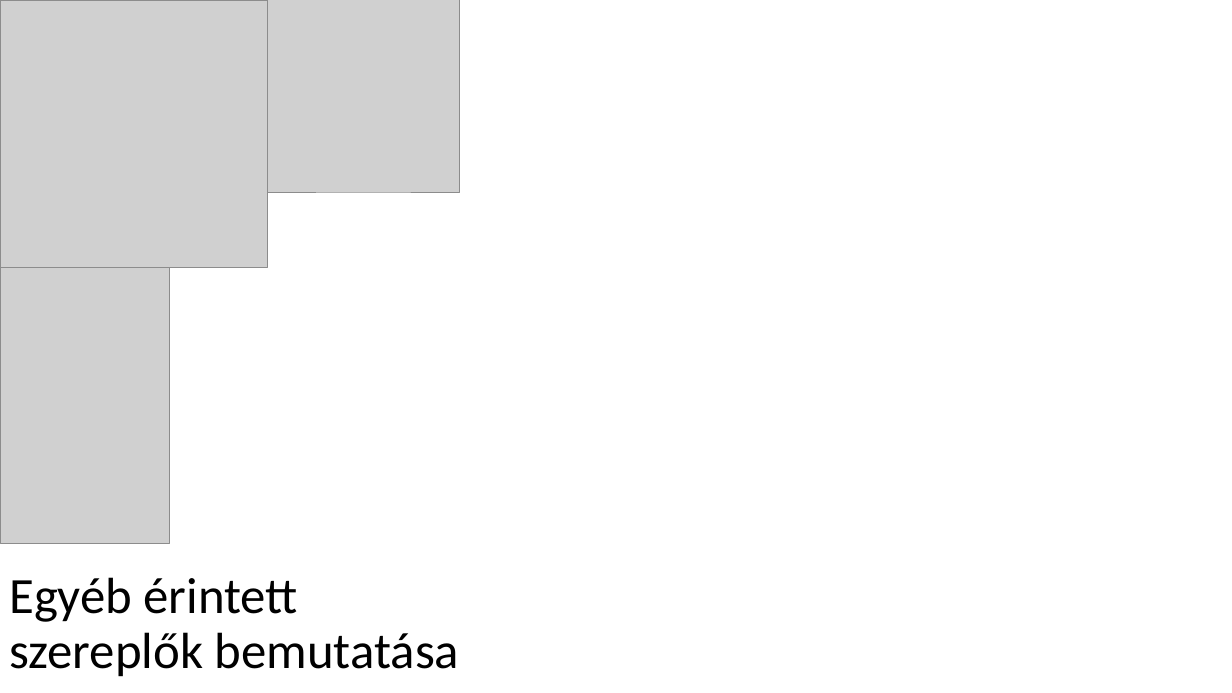
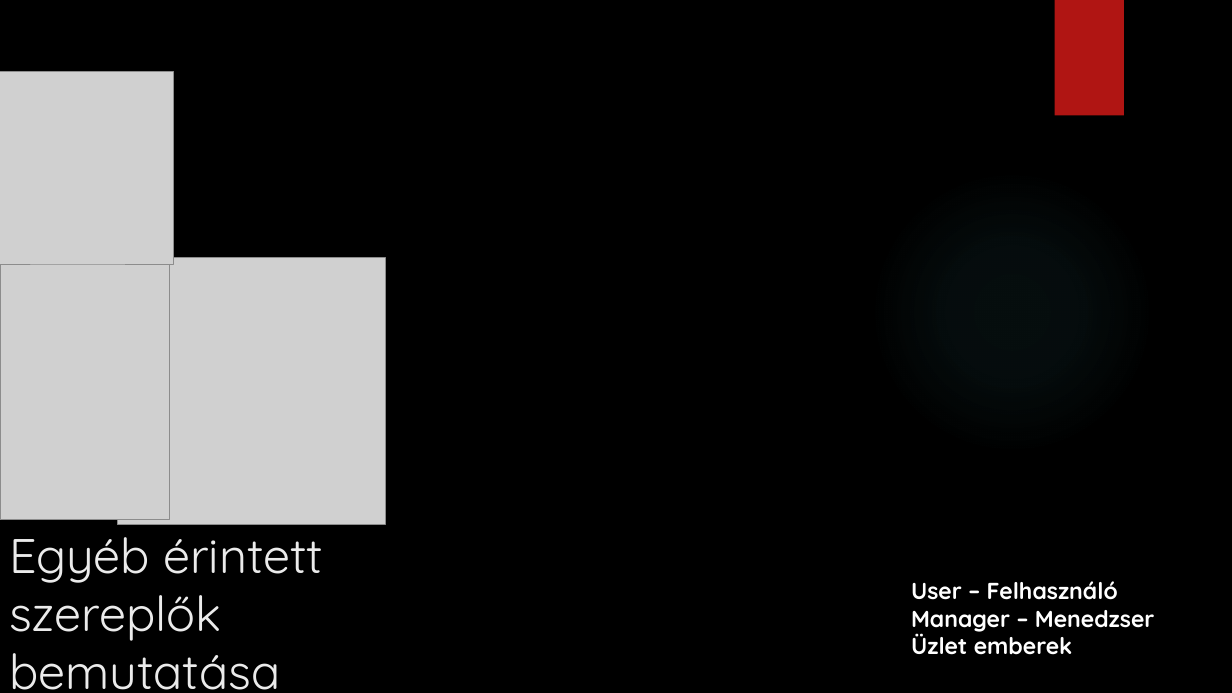
Before and after one commit to MrErik402/PPT, a slide deck: slide 6 of IKT Projekt feladat.pptx. Drawn at 1232x693 pixels with LibreOffice and Linux fonts; fonts in the diff are those of the drawing; grey boxes stand for pictures; background and template pictures are left out. Boxes give left, top, right and bottom in pixels: in the first picture for what was removed or moved away, otherwise in the second. Text is boxed around its words. In the diff, an @@ line names an element or a change of style, - is before the commit and + after.

```diff
--- a/IKT Projekt feladat.pptx
+++ b/IKT Projekt feladat.pptx
@@ background #FFFFFF to picture (left out) @@
@@ rectangle added at box(1055, 0, 1124, 116), fill #B01513 @@
@@ picture: place and size @@
-picture at box(267, 0, 459, 192)
+picture at box(0, 72, 174, 264)
@@ ellipse added at box(870, 169, 1154, 454), fill gradient #50B9C1 @@
@@ picture: place and size @@
-picture at box(0, 267, 169, 543)
+picture at box(0, 244, 169, 520)
@@ picture: place and size @@
-picture at box(0, 0, 267, 267)
+picture at box(117, 257, 384, 524)
@@ title "Egyéb érintett szereplők bemutatása": place and size @@
-title "Egyéb érintett szereplők bemutatása" at box(9, 577, 459, 677)
+title "Egyéb érintett szereplők bemutatása" at box(9, 523, 323, 690)
@@ title "Egyéb érintett szereplők bemutatása" at box(9, 523, 323, 690): size 39.6 to 37.8 pt, font Calibri to Quicksand, text colour #000000 to #EBEBEB; line spacing 0.9 to 1; vertical alignment middle to top @@
@@ text added at box(911, 581, 1155, 655), 18 pt, text #FFFFFF, bold @@
+User – Felhasználó
+Manager – Menedzser
+Üzlet emberek
```
Also in this commit, not shown: 8 other slides changed, 1 slide added, 1 slide removed.
